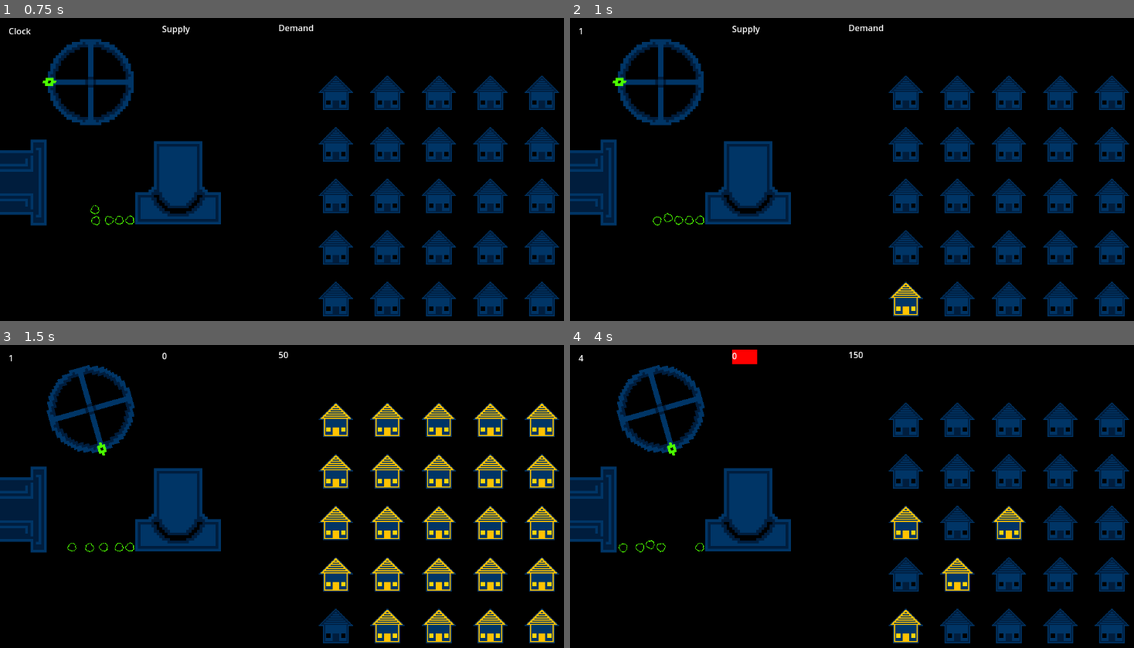
Above: before the commit, frames 1-4 (two rows, left to right).
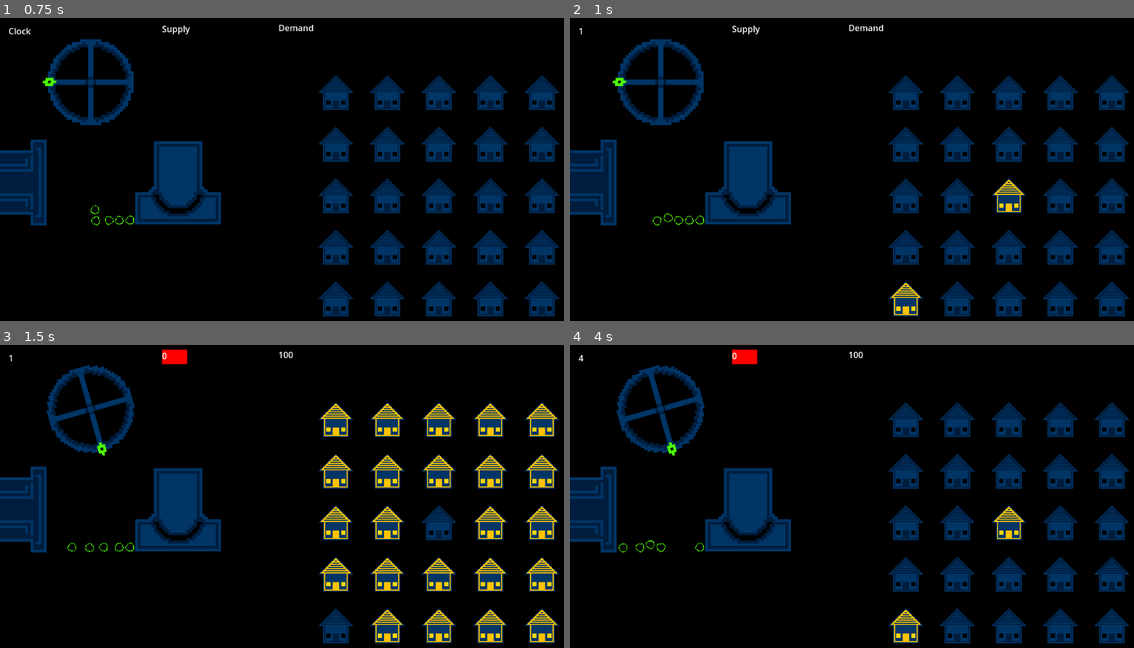
Above: after the commit, the same moments.

Repository: CWmain/BigModeGameJam2025
Game: Godot game, scene res://Levels/main_scene.tscn
The game is run twice, just before and just after one commit, with the same random seed, the same clock (stepped at 60 frames per second) and the same inputs.
Inputs (mouse positions are in pixels of both pictures, inside the frame that each line leads up to):
- Up to frame 1 (0.75 s): move the mouse to (50, 81) at 0.52 s; press the mouse at (50, 81) at 0.53 s
- Up to frame 2 (1 s): no input
- Up to frame 3 (1.5 s): move the mouse to (129, 548) at 1.27 s; release the mouse at (129, 548) at 1.28 s; tap T (Test_Click) at 1.35 s
- Up to frame 4 (4 s): move the mouse to (688, 548) at 2.02 s; press the mouse at (688, 548) at 2.03 s; tap Enter at 2.75 s; move the mouse to (643, 548) at 2.77 s; release the mouse at (643, 548) at 2.78 s; tap T (Test_Click) at 2.85 s; move the mouse to (648, 544) at 3.52 s; press the mouse at (648, 544) at 3.53 s

Frame 1 is identical in both runs. In frame 2, 0.2% of the frame differs, in the area x 75-81%, y 53-65%; in frame 3, 0.5%, in the area x 28-81%, y 1-65%; in frame 4, 0.5%.

Commit message:
Added export variables to manager to only change houses toggled ever set amount of ticks, and how many to toggle when the change is made

Diff:
--- a/Objects/LevelTimer/LevelTimer.gd
+++ b/Objects/LevelTimer/LevelTimer.gd
@@ -7,8 +7,11 @@
 
 signal tick
 
+var tickCount: int = 0
+
 func _on_timeout():
 	updateDemand.emit()
 	updateSupply.emit()
 
 	tick.emit()
+	tickCount += 1
--- a/Objects/Managers/manager.gd
+++ b/Objects/Managers/manager.gd
@@ -2,6 +2,9 @@
 class_name Manager
 
 @export var timer: LevelTimer
+## Seed for all randomness in game
+@export var rSeed = 0
+var random: RandomNumberGenerator
 signal updateLabel
 
 var totalSupply: int = 0
@@ -12,9 +15,9 @@
 
 var demandList: Array[House]
 
-## Seed for all randomness in game
-@export var rSeed = 0
-var random: RandomNumberGenerator
+@export_category("Demand")
+@export var ticksUntilDemandChange: int = 5
+@export var sizeOfDemandChange: int = 2
 
 func _ready():
 	assert(timer != null)
@@ -49,8 +52,10 @@
 
 func _on_updateDemand():
 	# Toggle a random house
-	var rIndex = int(random.randf()*100) % demandList.size()
-	demandList[rIndex].isDemanding = !demandList[rIndex].isDemanding
+	if timer.tickCount % ticksUntilDemandChange == 0:
+		for i in range(0,sizeOfDemandChange):
+			var rIndex = int(random.randf()*100) % demandList.size()
+			demandList[rIndex].isDemanding = !demandList[rIndex].isDemanding
 
 	# Get the current demand
 	var curDemand: int = 0
